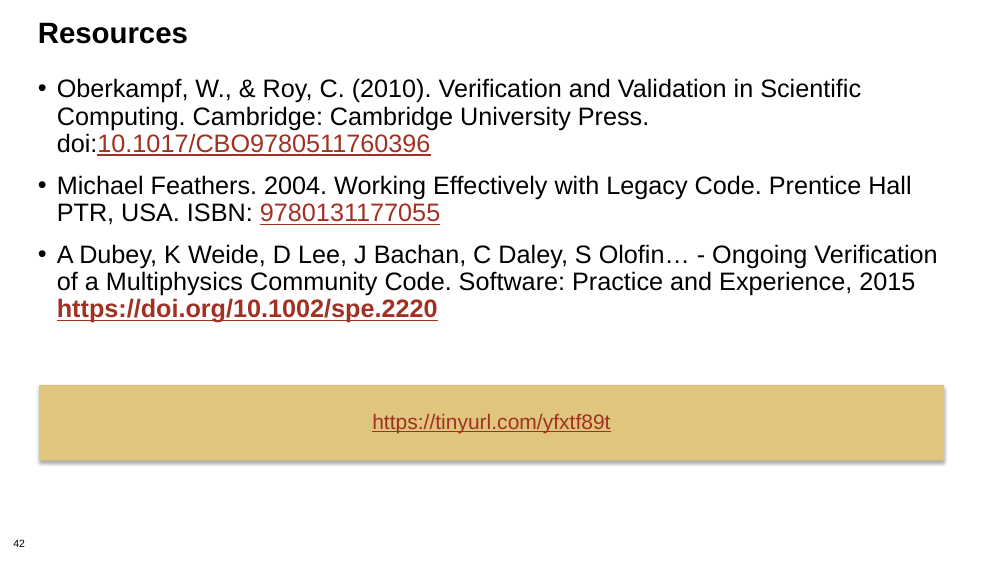
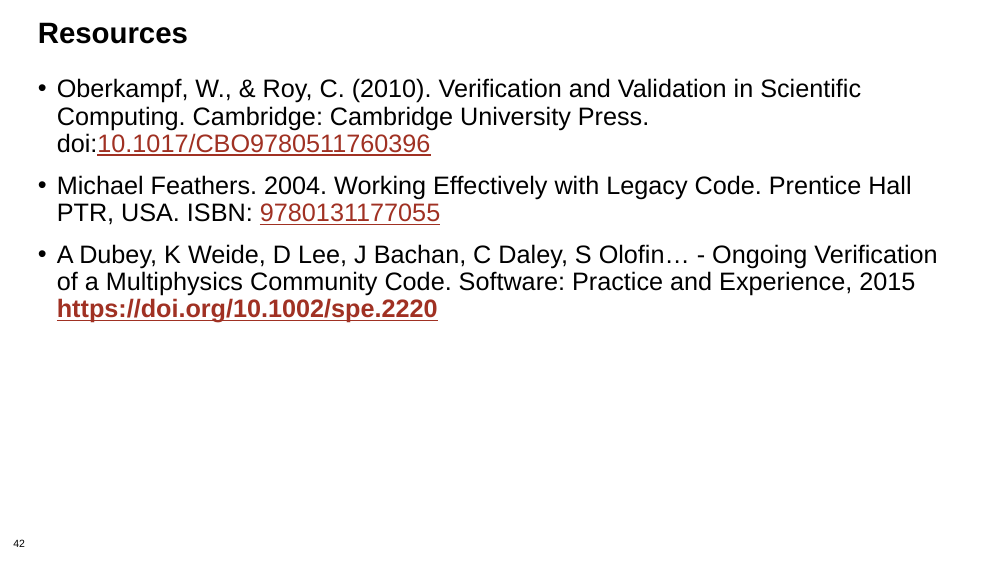
Before and after one commit to bssw-tutorial/presentations, a slide deck: slide 42 of testing.pptx. Drawn at 1008x567 pixels with LibreOffice and Linux fonts; fonts in the diff are those of the drawing. Boxes give left, top, right and bottom in pixels: in the first picture for what was removed or moved away, otherwise in the second. Text is boxed around its words. In the diff, an @@ line names an element or a change of style, - is before the commit and + after.

```diff
--- a/testing.pptx
+++ b/testing.pptx
@@ rectangle removed at box(39, 385, 944, 461) @@
-https://tinyurl.com/yfxtf89t
```
Also in this commit, not shown: 3 other slides changed.
